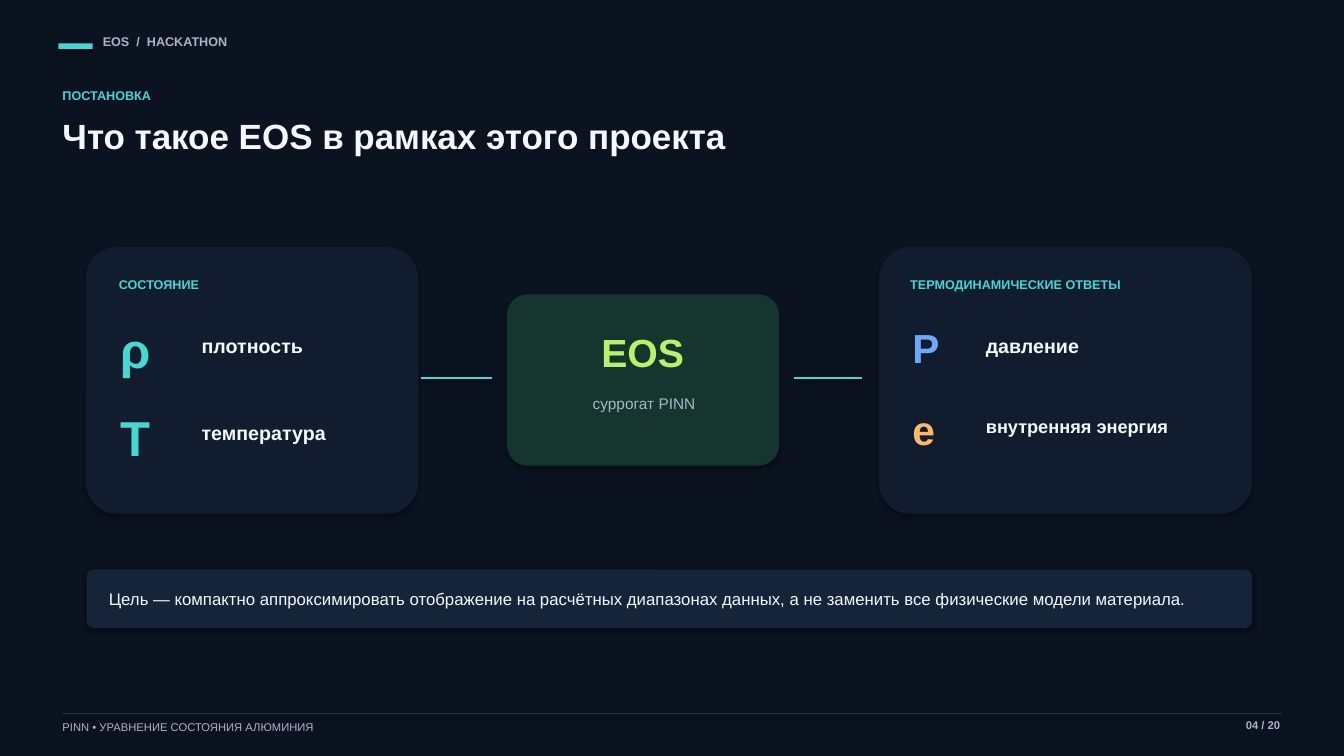
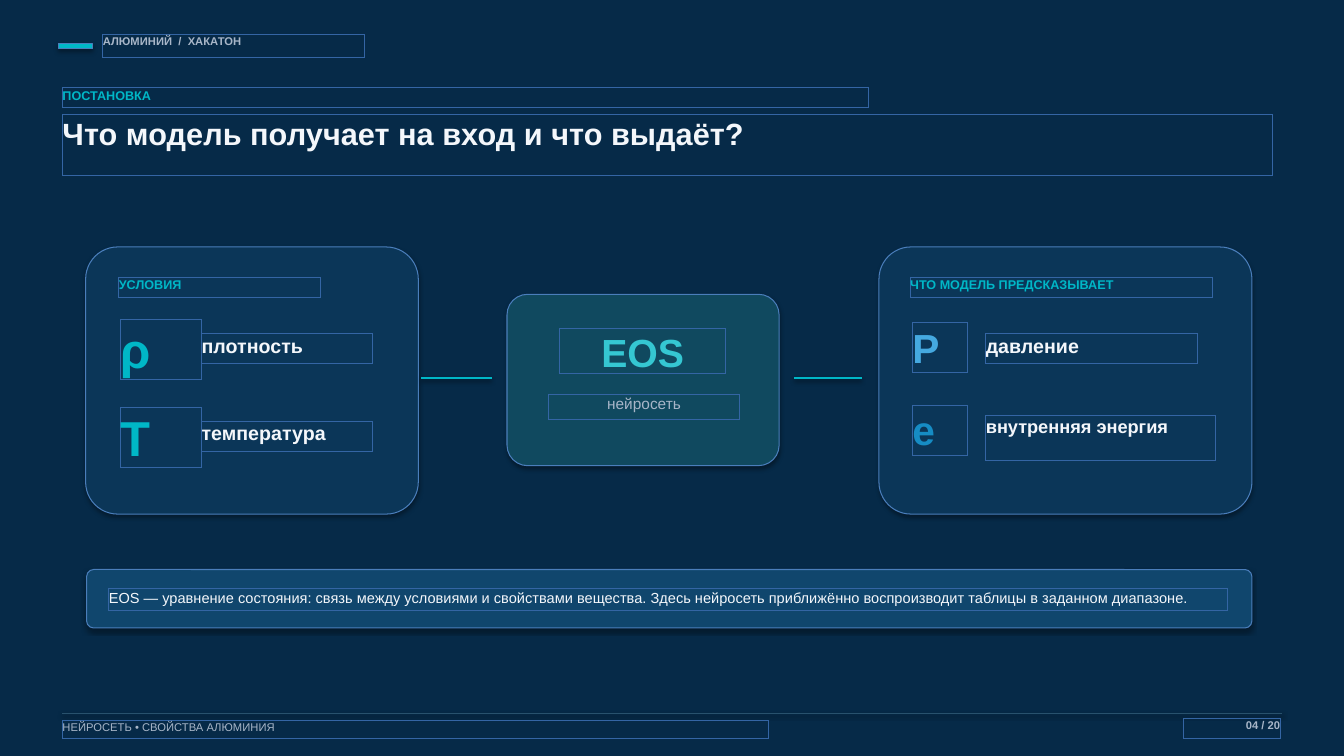
Before and after one commit to AtesiT/testPresentation, a slide deck: slide 4 of Презентация_хакатон_EOS_алюминия.pptx. Drawn at 1344x756 pixels with LibreOffice and Linux fonts; fonts in the diff are those of the drawing. Boxes give left, top, right and bottom in pixels: in the first picture for what was removed or moved away, otherwise in the second. Text is boxed around its words. In the diff, an @@ line names an element or a change of style, - is before the commit and + after.

```diff
--- a/Презентация_хакатон_EOS_алюминия.pptx
+++ b/Презентация_хакатон_EOS_алюминия.pptx
@@ background #0B1220 to #062A48 @@
@@ rectangle at (58, 43, 93, 49): fill #46D7D0 to #00B7C7 @@
@@ text at (103, 36, 241, 45): text changed; size 9 to 8 pt @@
-EOS / HACKATHON
+АЛЮМИНИЙ / ХАКАТОН
@@ text at (62, 121, 744, 151): text changed; size 25 to 21.9 pt @@
-Что такое EOS в рамках этого проекта
+Что модель получает на вход и что выдаёт?
@@ rounded rectangle at (86, 247, 418, 514): fill #111D2E to #0B3658 @@
@@ rounded rectangle at (879, 247, 1252, 514): fill #111D2E to #0B3658 @@
@@ text at (119, 280, 182, 289): text changed; text colour #46D7D0 to #00B7C7 @@
-СОСТОЯНИЕ
+УСЛОВИЯ
@@ rounded rectangle at (507, 294, 779, 466): fill #17352F to #10495F @@
@@ text at (910, 279, 1114, 292): text changed; text colour #46D7D0 to #00B7C7 @@
-ТЕРМОДИНАМИЧЕСКИЕ ОТВЕТЫ
+ЧТО МОДЕЛЬ ПРЕДСКАЗЫВАЕТ
@@ text "EOS" at (601, 339, 684, 374): text colour #B6F36B to #35C7D2 @@
@@ text "P" at (912, 330, 939, 370): text colour #6EA8FE to #45A9E0 @@
@@ line (421, 378) - (492, 378): stroke #46D7D0 2 pt to #00B7C7 2 pt @@
@@ line (795, 378) - (862, 378): stroke #46D7D0 2 pt to #00B7C7 2 pt @@
@@ text colour #46D7D0 to #00B7C7 in 3 elements at (62, 90, 151, 103), (121, 341, 151, 378), (121, 422, 151, 456) @@
@@ text at (607, 397, 681, 412): text changed @@
-суррогат PINN
+нейросеть
@@ text "e" at (912, 413, 935, 453): text colour #FFB86B to #168CC4 @@
@@ rounded rectangle at (87, 570, 1252, 628): fill #16243A to #10466D @@
@@ text at (109, 592, 1188, 606): text changed; size 12 to 10.4 pt @@
-Цель — компактно аппроксимировать отображение на расчётных диапазонах данных, а не заменить все физические модели материала.
+EOS — уравнение состояния: связь между условиями и свойствами вещества. Здесь нейросеть приближённо воспроизводит таблицы в заданном диапазоне.
@@ line (63, 714) - (1282, 714): stroke #25354B 0.8 pt to #28516D 0.8 pt @@
@@ text at (62, 723, 275, 734): text changed @@
-PINN • УРАВНЕНИЕ СОСТОЯНИЯ АЛЮМИНИЯ
+НЕЙРОСЕТЬ • СВОЙСТВА АЛЮМИНИЯ
```
Also in this commit, not shown: 19 other slides changed.
